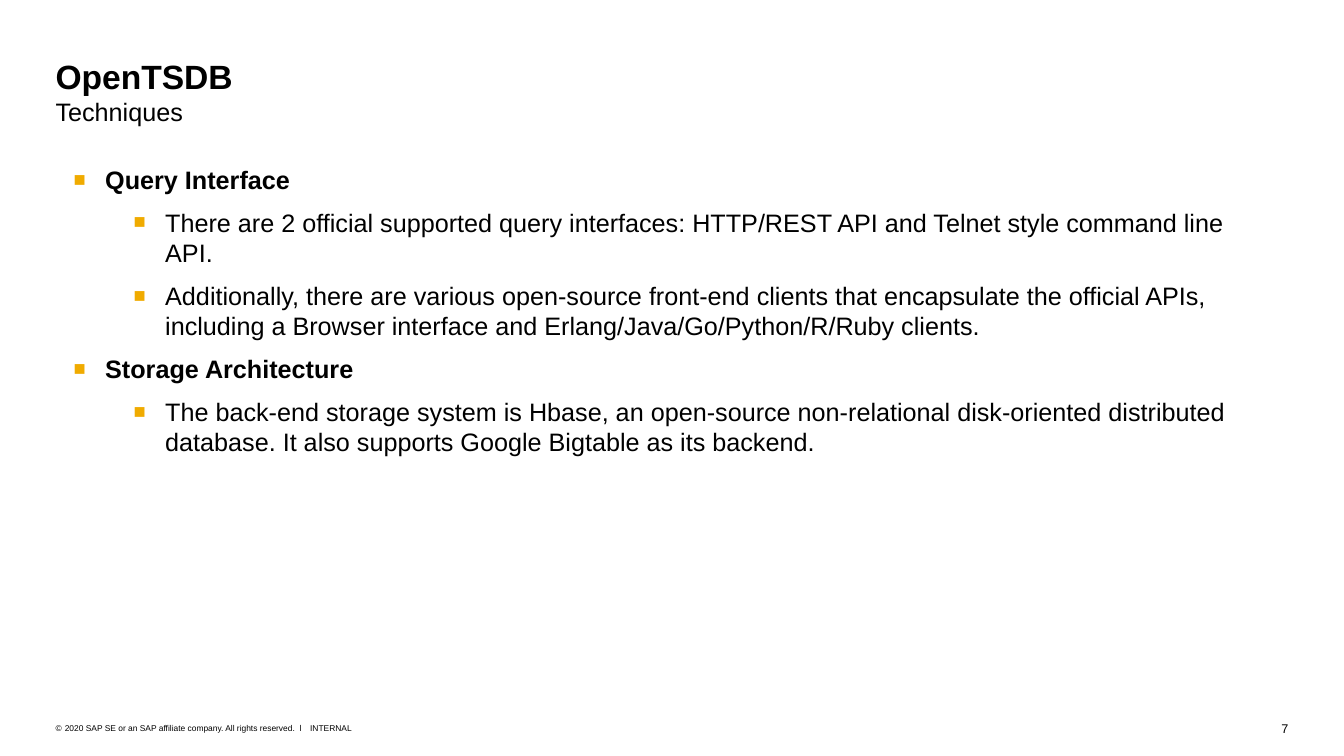
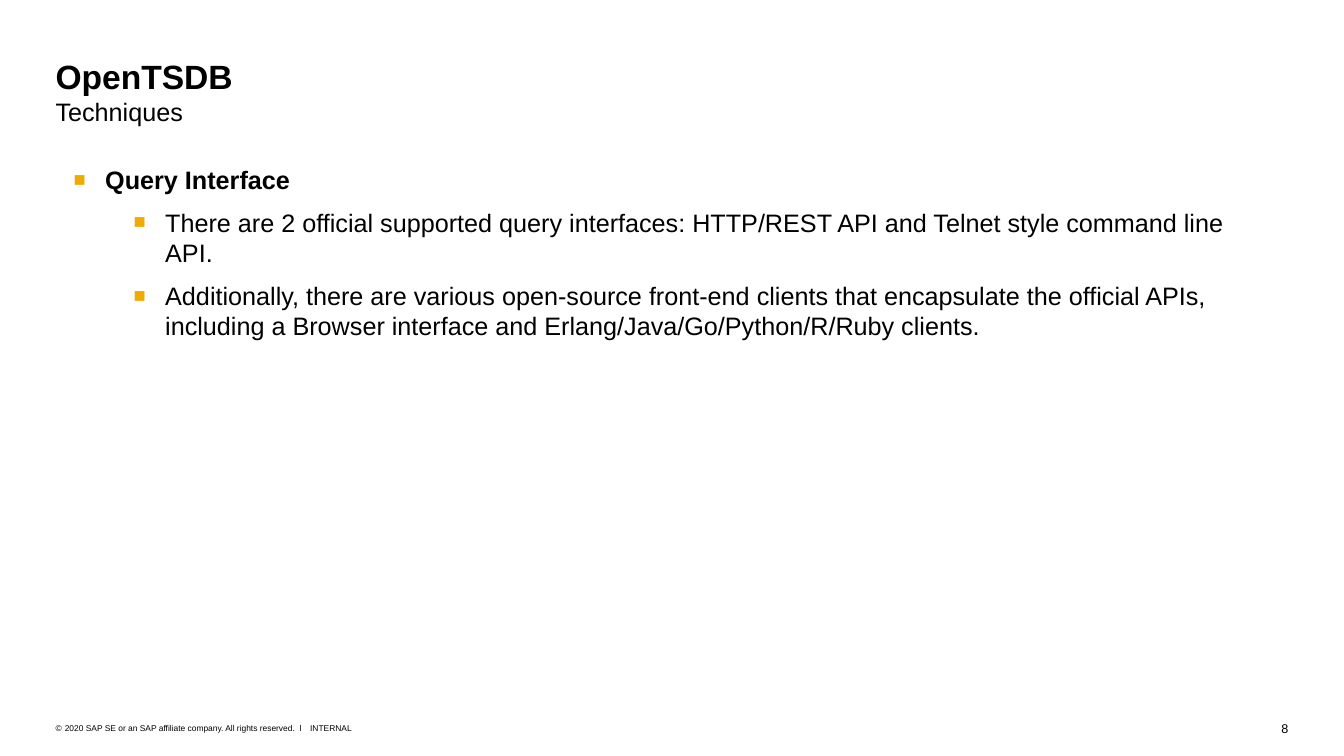
Before and after one commit to Voidkai/Survey_on_NoSQL, a slide deck: slide 8 of NoSQL/The_Survey_On_OpenTSDB.pptx (slide 7 before the commit). Drawn at 1344x756 pixels with LibreOffice and Linux fonts; fonts in the diff are those of the drawing. Boxes give left, top, right and bottom in pixels: in the first picture for what was removed or moved away, otherwise in the second. Text is boxed around its words. In the diff, an @@ line names an element or a change of style, - is before the commit and + after.

```diff
--- a/NoSQL/The_Survey_On_OpenTSDB.pptx
+++ b/NoSQL/The_Survey_On_OpenTSDB.pptx
@@ text at [105, 359, 1224, 457]: paragraphs removed @@
-■ Storage Architecture
-  ■ The back-end storage system is Hbase, an open-source non-relational disk-oriented distributed database. It also supports Google Bigtable as its backend.
@@ page number at [1281, 724, 1288, 733]: text changed @@
-7
+8
```
Also in this commit, not shown: 2 other slides changed, 4 slides added.
